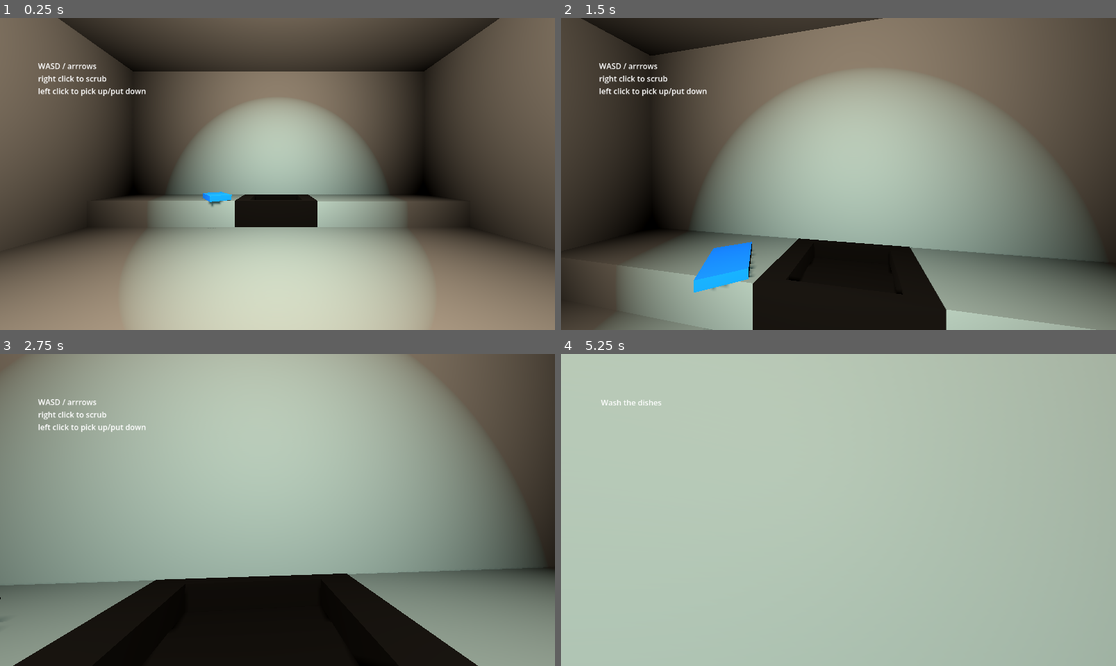
Above: before the commit, frames 1-4 (two rows, left to right).
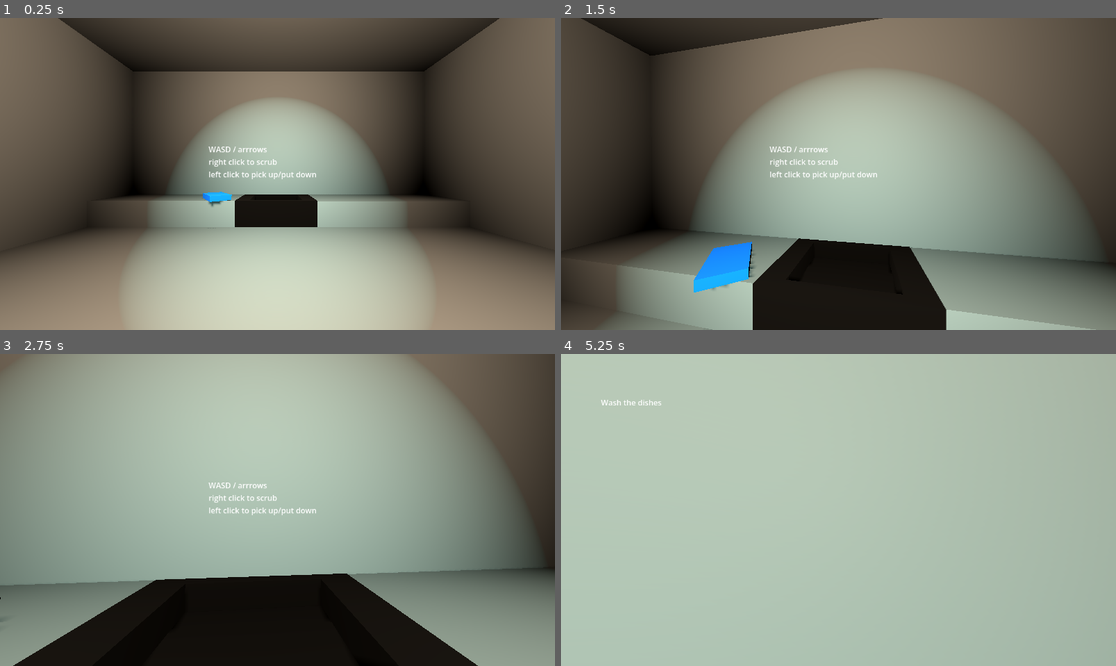
Above: after the commit, the same moments.

Repository: AKM372/STAR-Scholars-Project-2026
Game: Godot game, scene res://world.tscn
The game is run twice, just before and just after one commit, with the same random seed, the same clock (stepped at 60 frames per second) and the same inputs.
Inputs (mouse positions are in pixels of both pictures, inside the frame that each line leads up to):
- Up to frame 1 (0.25 s): no input
- Up to frame 2 (1.5 s): tap Enter at 0.5, 1.25 s; move the mouse to (866, 174) at 0.52 s; press the mouse at (866, 174) at 0.53 s; hold Up (forward) from 0.53 s (still down); tap Space (jump) at 0.77 s; move the mouse to (810, 174) at 1.27 s; release the mouse at (810, 174) at 1.28 s; right-click (810, 174) at 1.35 s
- Up to frame 3 (2.75 s): keep holding Up (forward); tap Space (jump) at 1.52 s; tap Enter at 2 s; move the mouse to (288, 503) at 2.02 s; press the mouse at (288, 503) at 2.03 s
- Up to frame 4 (5.25 s): keep holding Up (forward); tap Enter at 2.75 s; move the mouse to (832, 516) at 2.77 s; release the mouse at (832, 516) at 2.78 s; right-click (832, 516) at 2.85 s; tap Space (jump) at 3.02, 3.77, 4.52 s; move the mouse to (877, 513) at 3.52 s; press the mouse at (877, 513) at 3.53 s; move the mouse to (794, 506) at 4.27 s; release the mouse at (794, 506) at 4.28 s; right-click (794, 506) at 4.35 s; tap R (reset) at 5 s; move the mouse to (844, 510) at 5.02 s; press the mouse at (844, 510) at 5.03 s

The runs differ from the first frame. In frame 1, 0.8% of the frame differs, in the area x 6-57%, y 14-52%; in frame 2, 0.8%; in frame 3, 0.7%; in frame 4, less than 0.1%.

Commit message:
Door visibility toggle
This was originally Gene's idea. The unexpected actions of the physical space add to a sense of unease for the player. Also, a door represents an exit, and since it is not stable, having the door visibility toggle is supposed to increase the "trapped" feeling of the room.

Diff:
--- /dev/null
+++ b/door.gd
@@ -0,0 +1,57 @@
+extends StaticBody3D
+
+
+var camera: Camera3D
+@onready var door_mesh: MeshInstance3D = $DoorMesh
+@onready var door_collision: CollisionShape3D = $DoorCollision
+
+@export var check_interval: float = 3
+@export var disappear_chance: float = 0.3
+@export var reappear_chance: float = 0.3
+
+var door_visible := true
+var timer := 0.0
+
+func _ready() -> void:
+	camera = get_tree().get_first_node_in_group("player_camera")
+
+func _process(delta: float) -> void:
+	timer += delta
+	if timer >= check_interval:
+		timer = 0.0
+		if not _player_is_looking():
+			_maybe_toggle_door()
+
+func _player_is_looking() -> bool:
+	if camera == null:
+		return false
+
+	# in front of camera?
+	var to_door = global_position - camera.global_position
+	if to_door.dot(-camera.global_transform.basis.z) <= 0:
+		return false
+
+	# inside viewport bounds?
+	var screen_pos = camera.unproject_position(global_position)
+	var vp_size = camera.get_viewport().get_visible_rect().size
+	if screen_pos.x < 0 or screen_pos.x > vp_size.x or screen_pos.y < 0 or screen_pos.y > vp_size.y:
+		return false
+
+	# not blocked by a wall in between?
+	var space_state = get_world_3d().direct_space_state
+	var query = PhysicsRayQueryParameters3D.create(camera.global_position, global_position)
+	query.exclude = [camera.get_parent()]  # skip the player's own body
+	var result = space_state.intersect_ray(query)
+	return result and result.collider == self
+
+func _maybe_toggle_door() -> void:
+	var roll = randf()
+	if door_visible and roll < disappear_chance:
+		_set_door_visability(false)
+	elif not door_visible and roll < reappear_chance:
+		_set_door_visability(true)
+
+func _set_door_visability(value: bool) -> void:
+	door_visible = value
+	door_mesh.visible = value
+	door_collision.disabled = not value
--- a/player.gd
+++ b/player.gd
@@ -36,6 +36,7 @@
 @export var glitch_max_radius := 1.4
 @export var glitch_recover_min := 2.0      # seconds before auto-reset
 @export var glitch_recover_max := 6.0
+
 
 func _ready() -> void:
 	add_to_group("player")
--- a/player.tscn
+++ b/player.tscn
@@ -16,8 +16,13 @@
 [node name="Head" type="Node3D" parent="." unique_id=1203842243]
 transform = Transform3D(1, 0, 0, 0, 1, 0, 0, 0, 1, 0, 1.6, 0)
 
-[node name="Camera3D" type="Camera3D" parent="Head" unique_id=1215454605]
+[node name="Camera3D" type="Camera3D" parent="Head" unique_id=1215454605 groups=["player_camera"]]
 fov = 88.616035
+
+[node name="PlaceRayCast" type="RayCast3D" parent="Head/Camera3D" unique_id=1287670593]
+transform = Transform3D(1, 0, 0, 0, 0.9603814, -0.2786894, 0, 0.2786894, 0.9603814, 0, 0.3849033, -0.51668763)
+target_position = Vector3(0, -1, -2)
+hit_back_faces = false
 
 [node name="RayCast3D" type="RayCast3D" parent="Head/Camera3D" unique_id=886031629]
 target_position = Vector3(0, 0, -2)
@@ -35,11 +40,6 @@
 unique_name_in_owner = true
 transform = Transform3D(1, 0, 0, 0, 0.70710677, -0.70710677, 0, 0.70710677, 0.70710677, -0.3099671, -0.16427958, -0.9416443)
 
-[node name="PlaceRayCast" type="RayCast3D" parent="Head/Camera3D" unique_id=1287670593]
-transform = Transform3D(1, 0, 0, 0, 0.9603814, -0.2786894, 0, 0.2786894, 0.9603814, 0, 0.3849033, -0.51668763)
-target_position = Vector3(0, -1, -2)
-hit_back_faces = false
-
 [node name="PickUpSound" type="AudioStreamPlayer3D" parent="." unique_id=19912423]
 stream = ExtResource("3_i3pqv")
 
--- a/world.tscn
+++ b/world.tscn
@@ -5,6 +5,7 @@
 [ext_resource type="PackedScene" uid="uid://dfq2x8qcjmxh8" path="res://sponge.tscn" id="3_aqk2v"]
 [ext_resource type="PackedScene" uid="uid://36bodevpebph" path="res://plate.tscn" id="4_036b0"]
 [ext_resource type="ArrayMesh" uid="uid://qu5poco0g2h7" path="res://sink.obj" id="4_aqk2v"]
+[ext_resource type="Script" uid="uid://c6tyrltih4m8m" path="res://door.gd" id="6_dwbse"]
 
 [sub_resource type="BoxShape3D" id="BoxShape3D_gv5m4"]
 
@@ -19,6 +20,10 @@
 [sub_resource type="BoxShape3D" id="BoxShape3D_gbfbk"]
 
 [sub_resource type="BoxShape3D" id="BoxShape3D_ioo17"]
+
+[sub_resource type="BoxMesh" id="BoxMesh_554ww"]
+
+[sub_resource type="BoxShape3D" id="BoxShape3D_ulpex"]
 
 [node name="World" type="Node3D" unique_id=1850648427]
 script = ExtResource("1_aqk2v")
@@ -161,10 +166,10 @@
 [node name="CanvasLayer" type="CanvasLayer" parent="." unique_id=154761196]
 
 [node name="Instructions" type="Label" parent="CanvasLayer" unique_id=1023766442]
-offset_left = 79.0
-offset_top = 88.0
-offset_right = 303.0
-offset_bottom = 163.0
+offset_left = 433.0
+offset_top = 261.0
+offset_right = 658.0
+offset_bottom = 336.0
 text = "WASD / arrrows
 right click to scrub
 left click to pick up/put down"
@@ -197,3 +202,13 @@
 light_indirect_energy = 10.271
 shadow_enabled = true
 omni_range = 9.394414
+
+[node name="Door" type="StaticBody3D" parent="." unique_id=313434056]
+transform = Transform3D(2.2914045, 0, 0, 0, 3.7819946, 0, 0, 0, 0.3291663, 0, 1.579084, 3.0822341)
+script = ExtResource("6_dwbse")
+
+[node name="DoorMesh" type="MeshInstance3D" parent="Door" unique_id=360665683]
+mesh = SubResource("BoxMesh_554ww")
+
+[node name="DoorCollision" type="CollisionShape3D" parent="Door" unique_id=1860246482]
+shape = SubResource("BoxShape3D_ulpex")
Not shown, added: door.gd.uid
